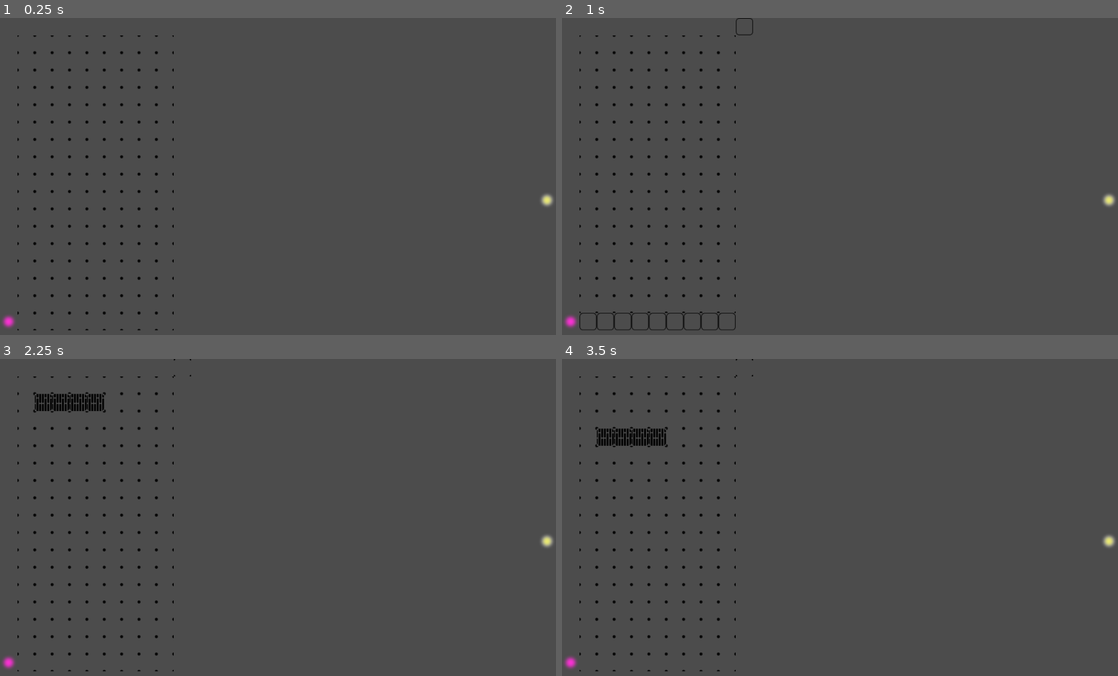
Above: before the commit, frames 1-4 (two rows, left to right).
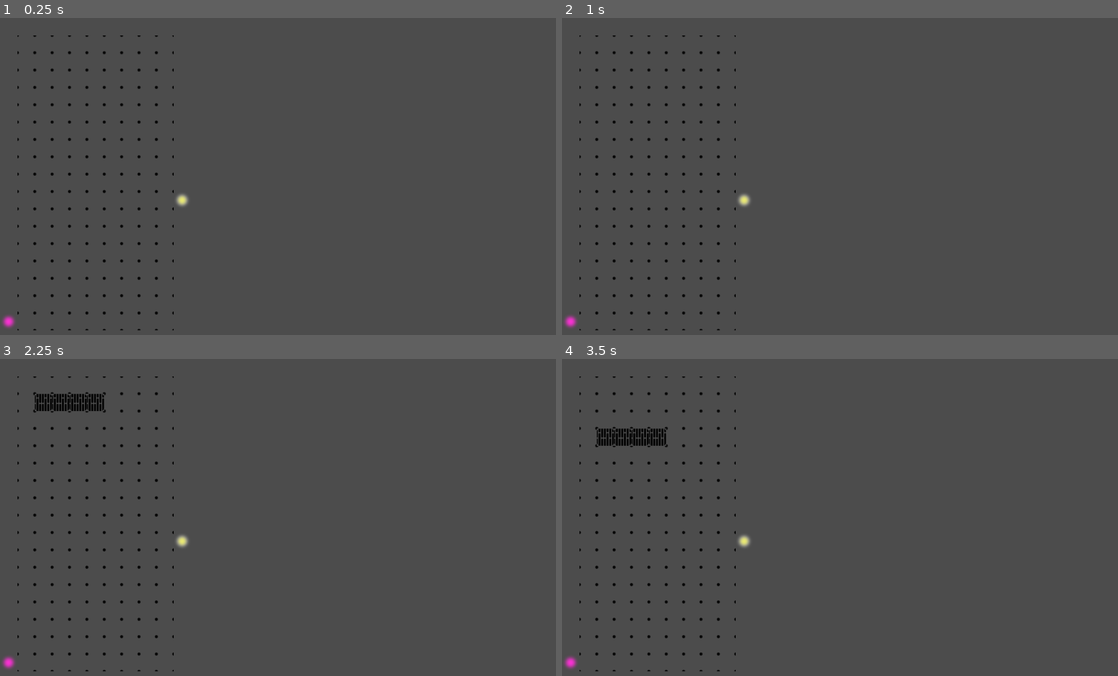
Above: after the commit, the same moments.

Repository: Henry38/Lithotris
Game: Godot game, scene res://scenes/Main.tscn
Two runs of this game, one before a commit and one after it. Both use one fixed random seed, a clock stepped at 60 frames per second and the inputs below.
Inputs (mouse positions are in pixels of both pictures, inside the frame that each line leads up to):
- Up to frame 1 (0.25 s): no input
- Up to frame 2 (1 s): tap Enter at 0.5 s; move the mouse to (962, 163) at 0.52 s; hold D (move_right) from 0.53 s (still down); hold Shift (lithography_power_up) from 0.53 s (still down); click (962, 163) at 0.67 s
- Up to frame 3 (2.25 s): tap Space at 1.25 s; move the mouse to (166, 536) at 1.27 s; release D (move_right) at 1.28 s; release Shift (lithography_power_up) at 1.28 s; hold S (move_down) 1.28-2.03 s; tap Shift (lithography_power_up) at 1.35 s; tap Enter at 2 s; move the mouse to (333, 450) at 2.02 s; hold D (move_right) from 2.03 s (still down); hold Shift (lithography_power_up) from 2.03 s (still down)
- Up to frame 4 (3.5 s): keep holding D (move_right); tap Space at 2.75 s; move the mouse to (812, 587) at 2.77 s; release Shift (lithography_power_up) at 2.78 s; tap Shift (lithography_power_up) at 2.85 s; click (812, 587) at 2.92 s

The runs differ from the first frame. In frame 1, 0.1% of the frame differs, in the area x 31-100%, y 55-60%; in frame 2, 0.4%, in the area x 3-100%, y 0-99%; in frame 3, 0.1%; in frame 4, 0.1%.

Commit message:
Removed shits and updated stuff

Diff:
--- a/scripts/TileMap.gd
+++ b/scripts/TileMap.gd
@@ -11,12 +11,9 @@
 export(int) var width = 10
 export(int) var height = 20
 
-var map_width : int = 30	# TODO: remove this shit
-var map_height : int = 38
-
 var pathFinder = preload("res://scripts/PathFinder.gd").new()
-const startPoint = Vector2(31, 10)
-const endPoint = Vector2(0, 17)
+onready var startPoint = Vector2(width, 10)
+onready var endPoint = Vector2(0, height - 1)
 
 const WALL_TILE = 5
 const BACKGROUND_TILE = 0
@@ -221,8 +218,8 @@
 
 func displayResin():
 	resin_blocks.clear()
-	for x in range(1,map_width):
-		for y in range(1,map_height):
+	for x in range(1,width):
+		for y in range(1,height):
 			var id = self.get_cell(x,y)
 			if id > 0:
 				resin_blocks.append(Vector2(x,y-1))
